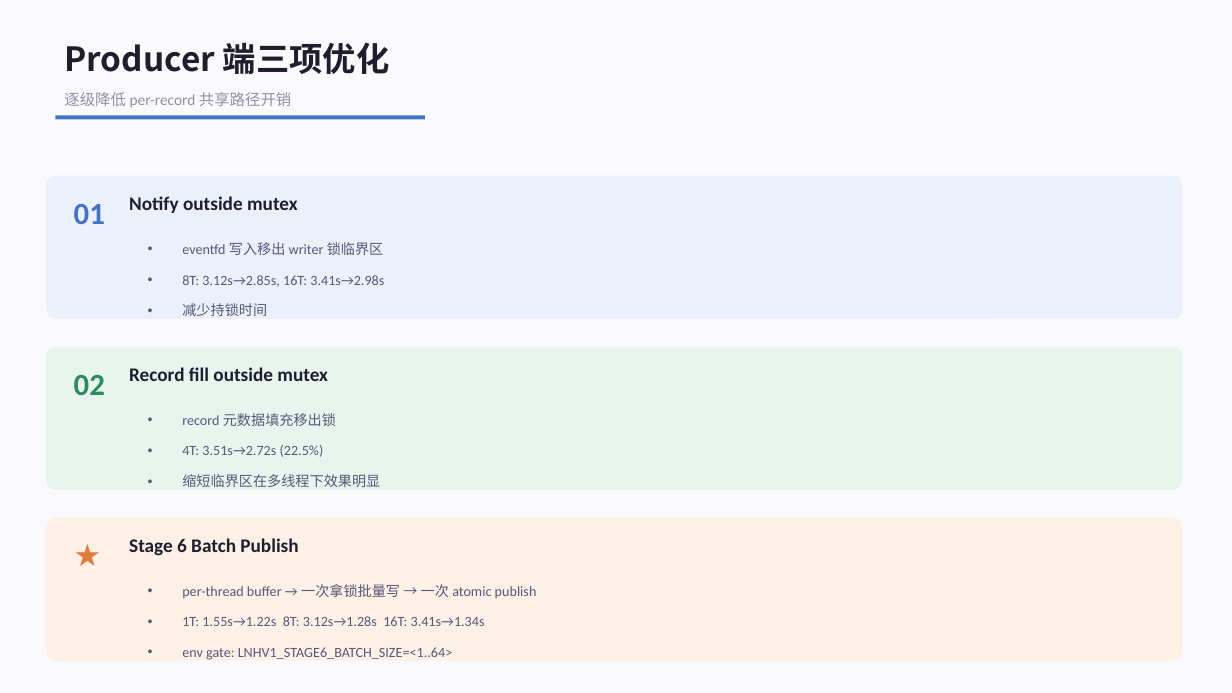
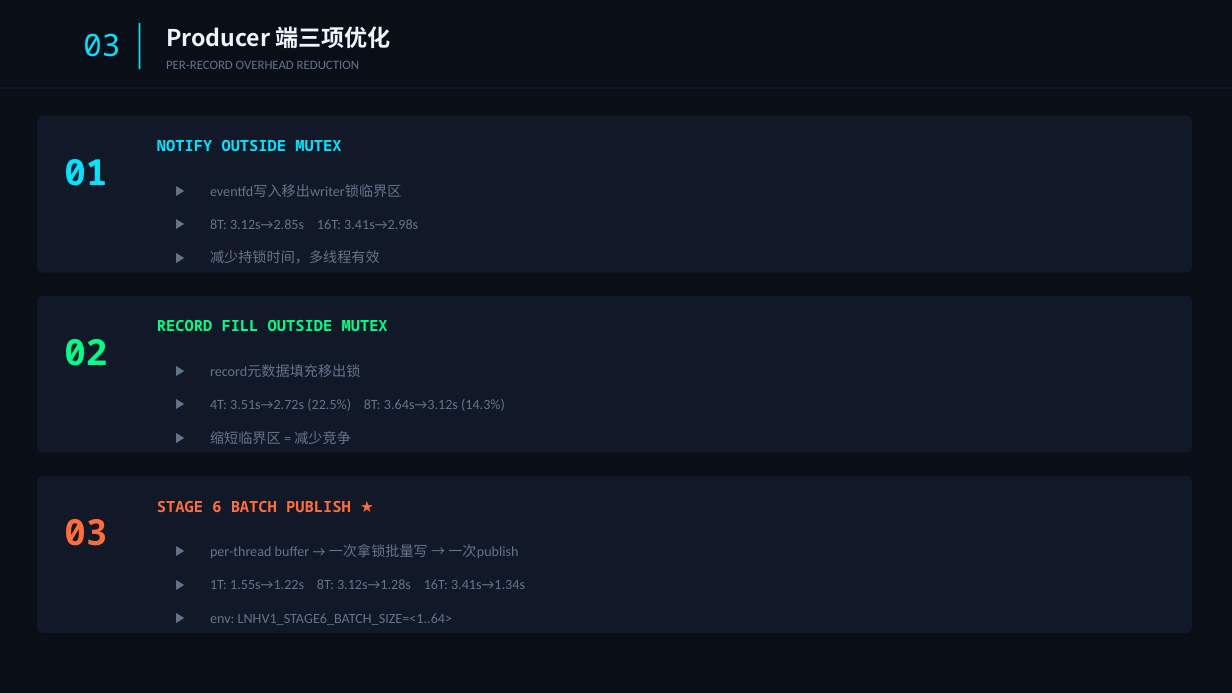
Before and after one commit to YiChiChen1106/Nativehook_linux_planb, a slide deck: slide 4 of presentation/native_hook_progress_2026-06-05.pptx. Drawn at 1232x693 pixels with LibreOffice and Linux fonts; fonts in the diff are those of the drawing. Boxes give left, top, right and bottom in pixels: in the first picture for what was removed or moved away, otherwise in the second. Text is boxed around its words. In the diff, an @@ line names an element or a change of style, - is before the commit and + after.

Commit message:
Redesign PPT v3: dark tech style with neon accents and Consolas

```diff
--- a/presentation/native_hook_progress_2026-06-05.pptx
+++ b/presentation/native_hook_progress_2026-06-05.pptx
@@ background #FAFAFC to #0A0E17 @@
@@ rectangle added at (x1=139, y1=23, x2=140, y2=69), fill #00E5FF @@
@@ text "Producer 端三项优化" moved from (x1=64, y1=42, x2=390, y2=74) to (x1=166, y1=26, x2=391, y2=48) @@
@@ text "Producer 端三项优化" at (x1=166, y1=26, x2=391, y2=48): size 26 to 18 pt, text colour #1E1E2E to #F0F4FF @@
@@ text added at (x1=83, y1=33, x2=120, y2=57), 24 pt, text #00E5FF @@
+03
@@ rectangle added at (x1=0, y1=88, x2=1232, y2=89), fill #1E293B @@
@@ text added at (x1=166, y1=61, x2=359, y2=69), 10 pt, text #64748B @@
+PER-RECORD OVERHEAD REDUCTION
@@ rounded rectangle resized from (x1=46, y1=176, x2=1183, y2=319) to (x1=37, y1=116, x2=1192, y2=273) @@
@@ rounded rectangle at (x1=37, y1=116, x2=1192, y2=273): fill #EBF0FA to #111827; proportions changed @@
@@ rectangle removed at (x1=55, y1=116, x2=425, y2=119) @@
@@ text removed at (x1=64, y1=92, x2=291, y2=108) @@
-逐级降低 per-record 共享路径开销
@@ text "01" moved from (x1=74, y1=204, x2=105, y2=224) to (x1=64, y1=159, x2=107, y2=186) @@
@@ text "01" at (x1=64, y1=159, x2=107, y2=186): size 24 to 28 pt, font Calibri to Noto Sans Mono, text colour #4472C4 to #00E5FF @@
@@ text at (x1=157, y1=140, x2=341, y2=151): text changed; size 15 to 12 pt; font Calibri to Noto Sans Mono; text colour #1E1E2E to #00E5FF @@
-Notify outside mutex
+NOTIFY OUTSIDE MUTEX
@@ text at (x1=210, y1=184, x2=418, y2=263): text changed; text colour #585878 to #64748B @@
-• eventfd 写入移出 writer 锁临界区
-• 8T: 3.12s→2.85s, 16T: 3.41s→2.98s
-• 减少持锁时间
+▶ eventfd写入移出writer锁临界区
+▶ 8T: 3.12s→2.85s 16T: 3.41s→2.98s
+▶ 减少持锁时间，多线程有效
@@ rounded rectangle resized from (x1=46, y1=347, x2=1183, y2=490) to (x1=37, y1=296, x2=1192, y2=453) @@
@@ rounded rectangle at (x1=37, y1=296, x2=1192, y2=453): fill #E8F5EE to #111827; proportions changed @@
@@ text "02" moved from (x1=74, y1=375, x2=105, y2=395) to (x1=64, y1=339, x2=107, y2=366) @@
@@ text "02" at (x1=64, y1=339, x2=107, y2=366): size 24 to 28 pt, font Calibri to Noto Sans Mono, text colour #2D8C5E to #00FF88 @@
@@ text at (x1=157, y1=320, x2=388, y2=331): text changed; size 15 to 12 pt; font Calibri to Noto Sans Mono; text colour #1E1E2E to #00FF88 @@
-Record fill outside mutex
+RECORD FILL OUTSIDE MUTEX
@@ text at (x1=210, y1=364, x2=505, y2=444): text changed; text colour #585878 to #64748B @@
-• record 元数据填充移出锁
-• 4T: 3.51s→2.72s (22.5%)
-• 缩短临界区在多线程下效果明显
+▶ record元数据填充移出锁
+▶ 4T: 3.51s→2.72s (22.5%) 8T: 3.64s→3.12s (14.3%)
+▶ 缩短临界区 = 减少竞争
@@ rounded rectangle resized from (x1=46, y1=518, x2=1183, y2=661) to (x1=37, y1=476, x2=1192, y2=633) @@
@@ rounded rectangle at (x1=37, y1=476, x2=1192, y2=633): fill #FDF0E6 to #111827; proportions changed @@
@@ text at (x1=157, y1=501, x2=351, y2=512): text changed; size 15 to 12 pt; font Calibri to Noto Sans Mono; text colour #1E1E2E to #FF6D3A @@
-Stage 6 Batch Publish
+STAGE 6 BATCH PUBLISH ★
@@ text added at (x1=64, y1=519, x2=107, y2=546), 28 pt, text #FF6D3A, bold @@
+03
@@ text removed at (x1=65, y1=531, x2=120, y2=578) @@
-★
@@ text "per-thread buffer → 一次拿锁批量写 → ..." moved from (x1=182, y1=584, x2=537, y2=659) to (x1=210, y1=544, x2=525, y2=625) @@
@@ text at (x1=210, y1=544, x2=518, y2=558): text changed; text colour #585878 to #64748B @@
-• per-thread buffer → 一次拿锁批量写 → 一次 atomic publish
+▶ per-thread buffer → 一次拿锁批量写 → 一次publish
@@ text at (x1=210, y1=579, x2=525, y2=589): text colour #585878 to #64748B in "1T: 1.55s→1.22s 8T: 3.12s→1.28s 16T: 3.41s→1.34s"; bullet • to ▶; line spacing 24pt to 22pt; more space between paragraphs @@
@@ text at (x1=210, y1=613, x2=452, y2=625): text changed; text colour #585878 to #64748B @@
-• env gate: LNHV1_STAGE6_BATCH_SIZE=<1..64>
+▶ env: LNHV1_STAGE6_BATCH_SIZE=<1..64>
```
Also in this commit, not shown: 8 other slides changed, 1 slide added, 1 slide removed, 1 other file.
